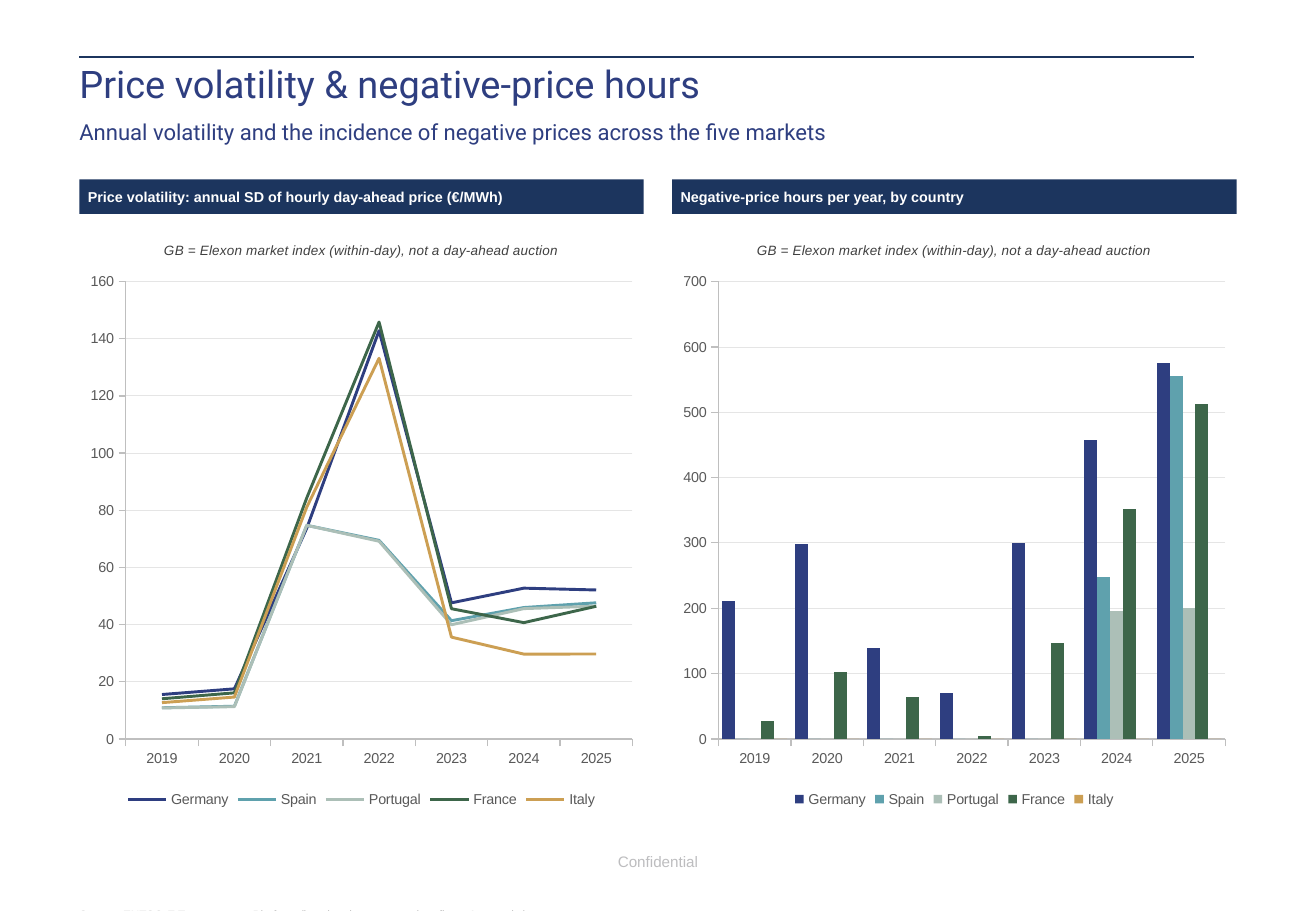
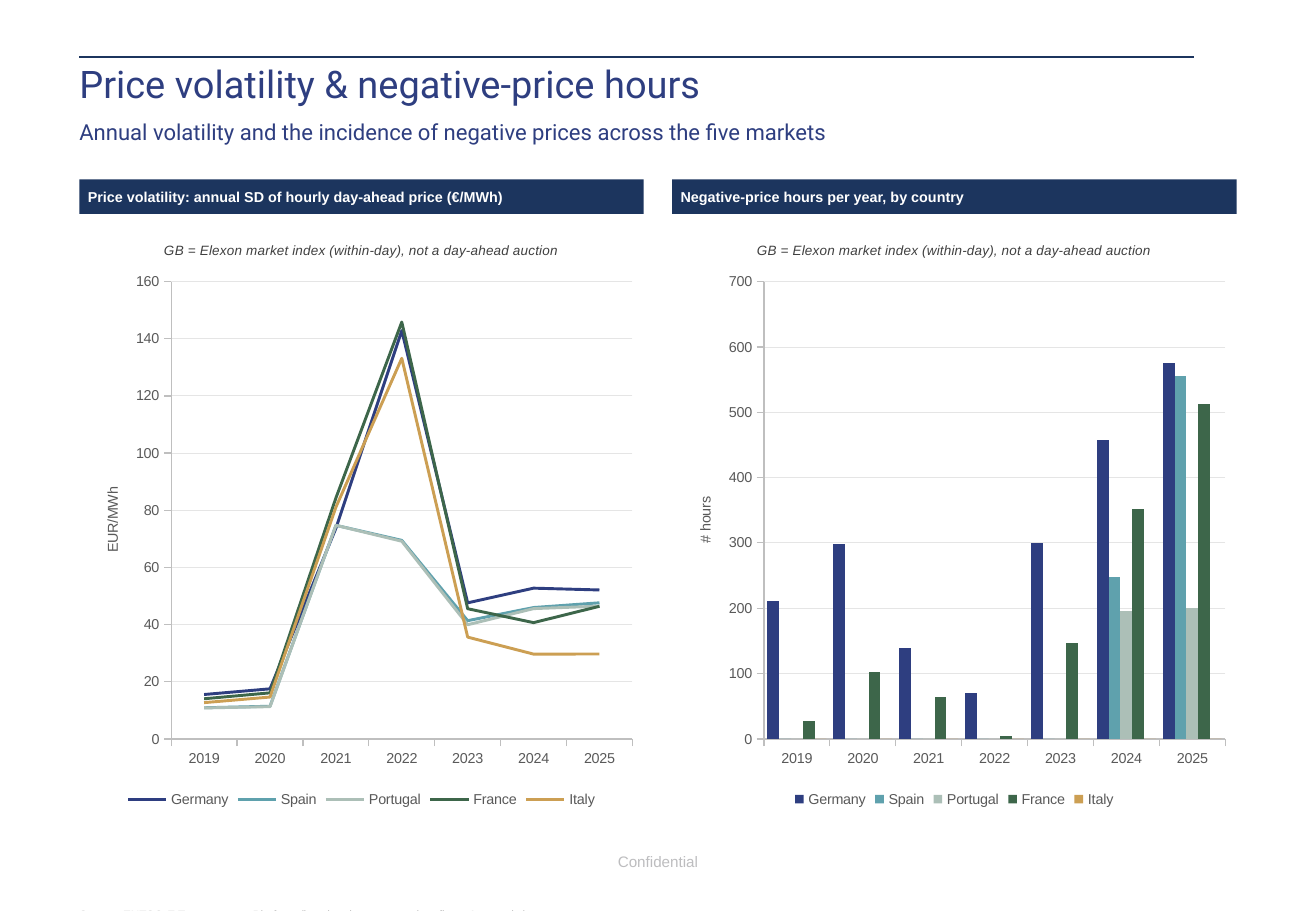
Before and after one commit to Power-Utilities-team/power-price-data, a slide deck: slide 2 of deliverables/HourlyPowerData.pptx. Drawn at 1316x911 pixels with LibreOffice and Linux fonts; fonts in the diff are those of the drawing; background and template pictures are left out. Boxes give left, top, right and bottom in pixels: in the first picture for what was removed or moved away, otherwise in the second. Text is boxed around its words. In the diff, an @@ line names an element or a change of style, - is before the commit and + after.

```diff
--- a/deliverables/HourlyPowerData.pptx
+++ b/deliverables/HourlyPowerData.pptx
@@ line chart at (x1=79, y1=221, x2=644, y2=813) @@
@@ value axis title "" to "EUR/MWh" @@
@@ column chart at (x1=672, y1=221, x2=1237, y2=813) @@
@@ value axis title "" to "# hours" @@
```
Also in this commit, not shown: 36 other files.
